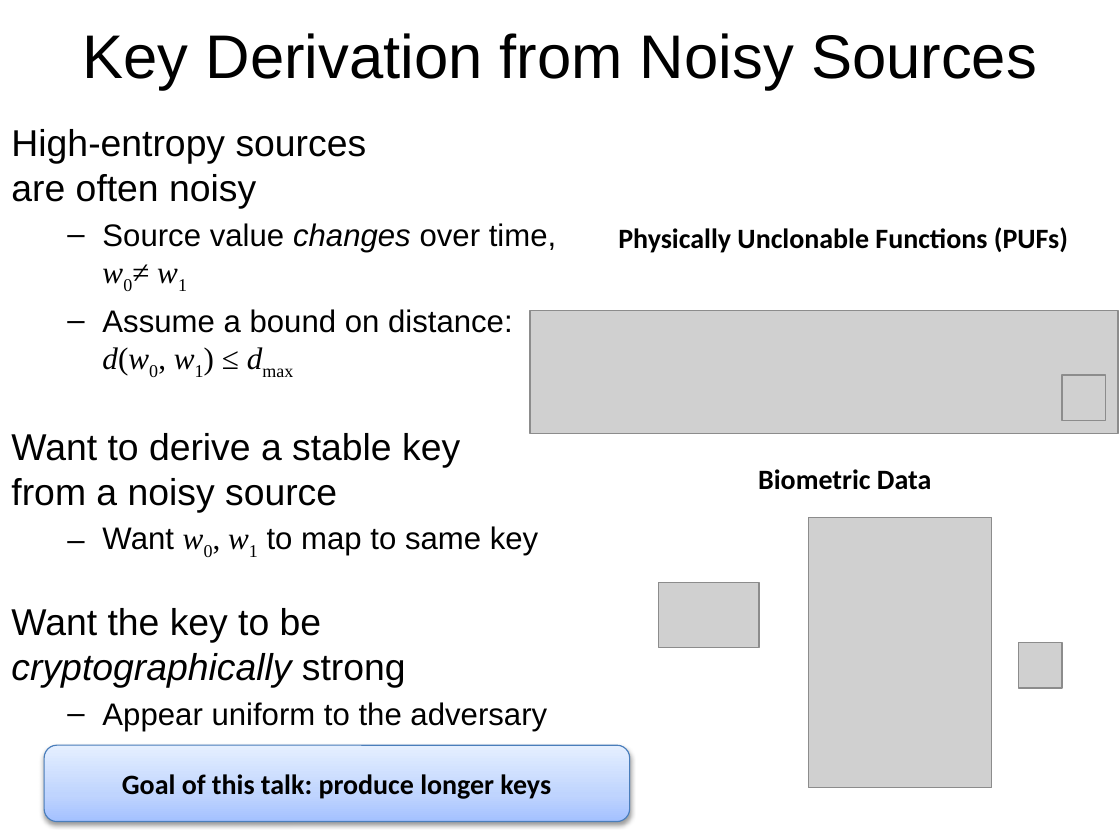
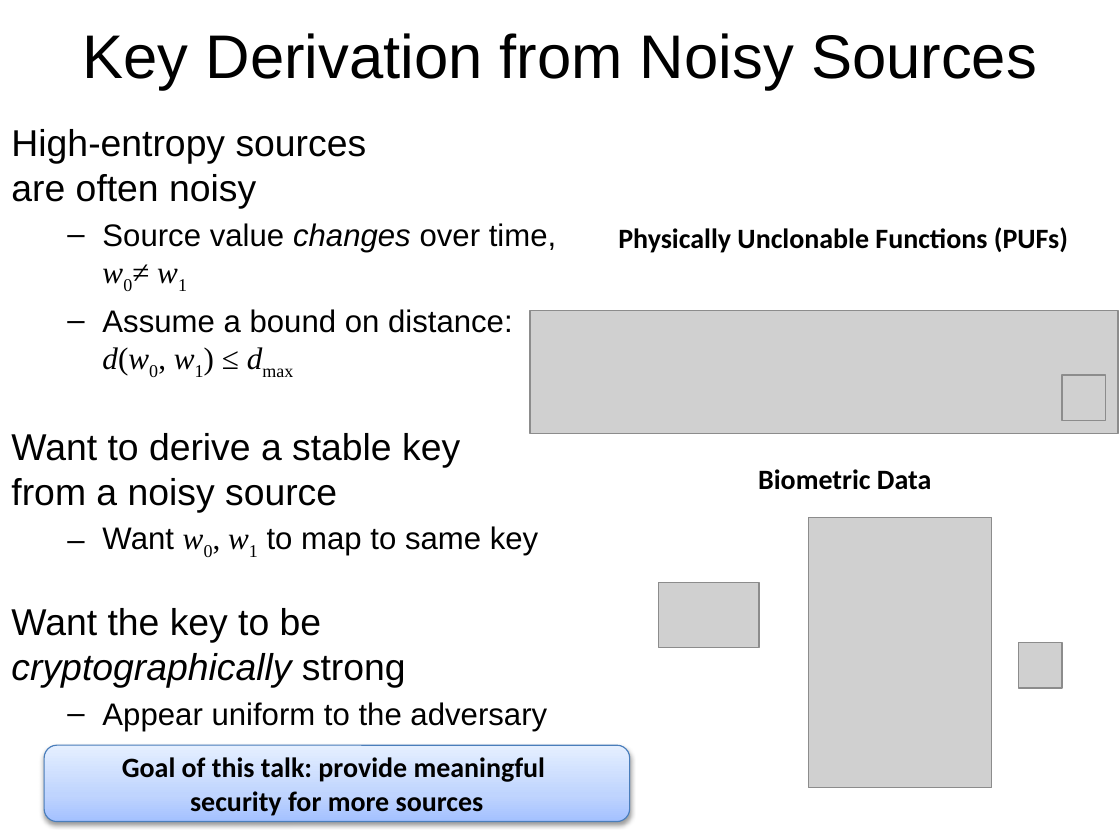
Before and after one commit to xianruimeng/comp-fuzzy-ext, a slide deck: slide 2 of ComputationalFuzzyExtractors-Asiacrypt.pptx. Drawn at 1120x840 pixels with LibreOffice and Linux fonts; fonts in the diff are those of the drawing; grey boxes stand for pictures. Boxes give left, top, right and bottom in pixels: in the first picture for what was removed or moved away, otherwise in the second. Text is boxed around its words. In the diff, an @@ line names an element or a change of style, - is before the commit and + after.

```diff
--- a/ComputationalFuzzyExtractors-Asiacrypt.pptx
+++ b/ComputationalFuzzyExtractors-Asiacrypt.pptx
@@ text in rounded rectangle at (x1=122, y1=757, x2=545, y2=816): text changed @@
-Goal of this talk: produce longer keys
+Goal of this talk: provide meaningful
+security for more sources
```
Also in this commit, not shown: 15 other slides changed, 3 slides added.
